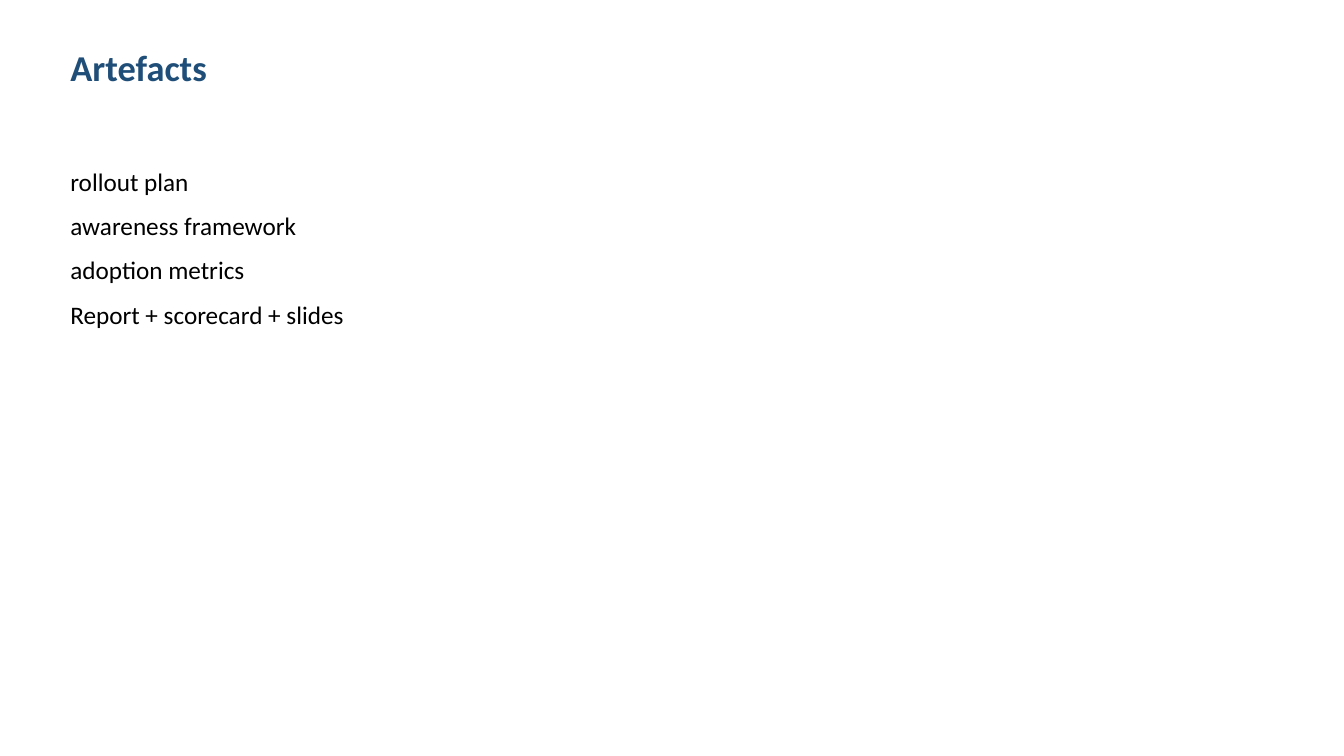
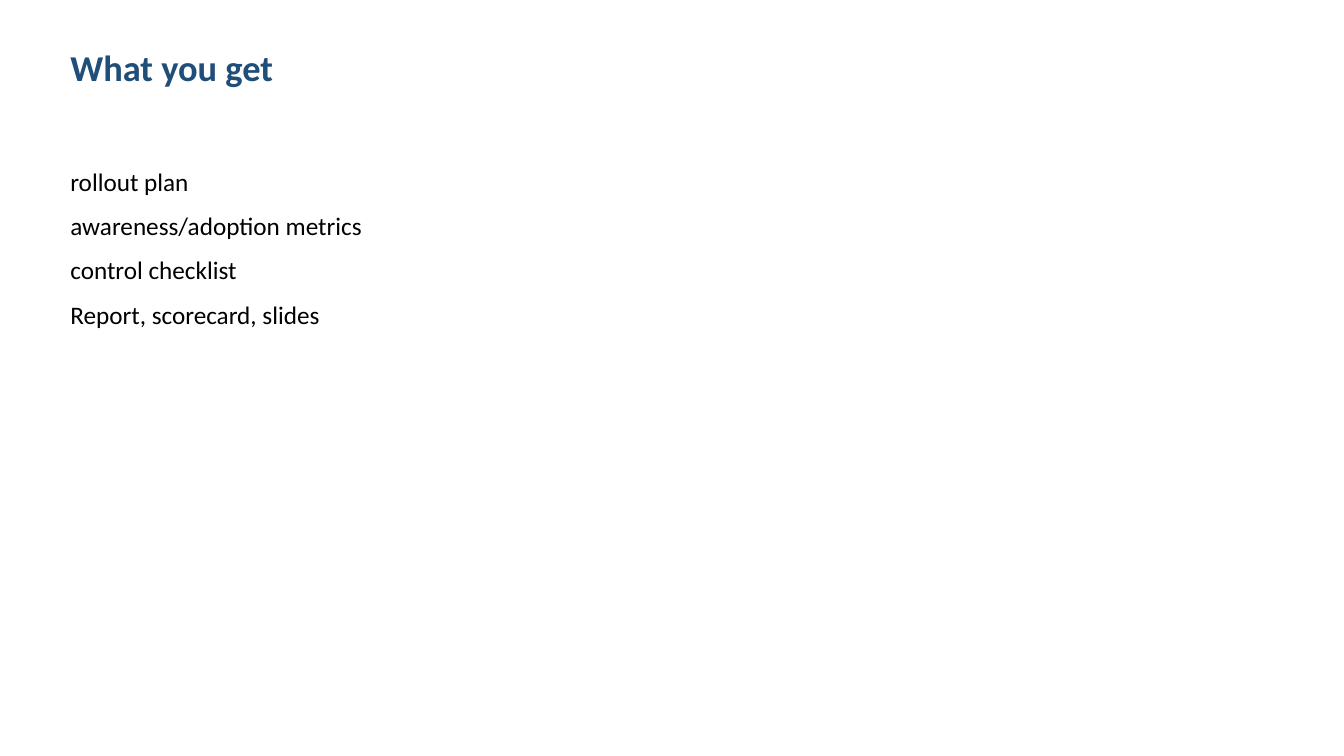
Before and after one commit to shohrabniaz/mfa-adoption-change-management, a slide deck: slide 3 of Final_Submission/02_Presentation.pptx. Drawn at 1344x756 pixels with LibreOffice and Linux fonts; fonts in the diff are those of the drawing. Boxes give left, top, right and bottom in pixels: in the first picture for what was removed or moved away, otherwise in the second. Text is boxed around its words. In the diff, an @@ line names an element or a change of style, - is before the commit and + after.

```diff
--- a/Final_Submission/02_Presentation.pptx
+++ b/Final_Submission/02_Presentation.pptx
@@ text at box(70, 55, 273, 87): text changed @@
-Artefacts
+What you get
@@ text at box(70, 217, 362, 328): text changed @@
-awareness framework
-adoption metrics
-Report + scorecard + slides
+awareness/adoption metrics
+control checklist
+Report, scorecard, slides
```
Also in this commit, not shown: 3 other slides changed, 12 other files.
